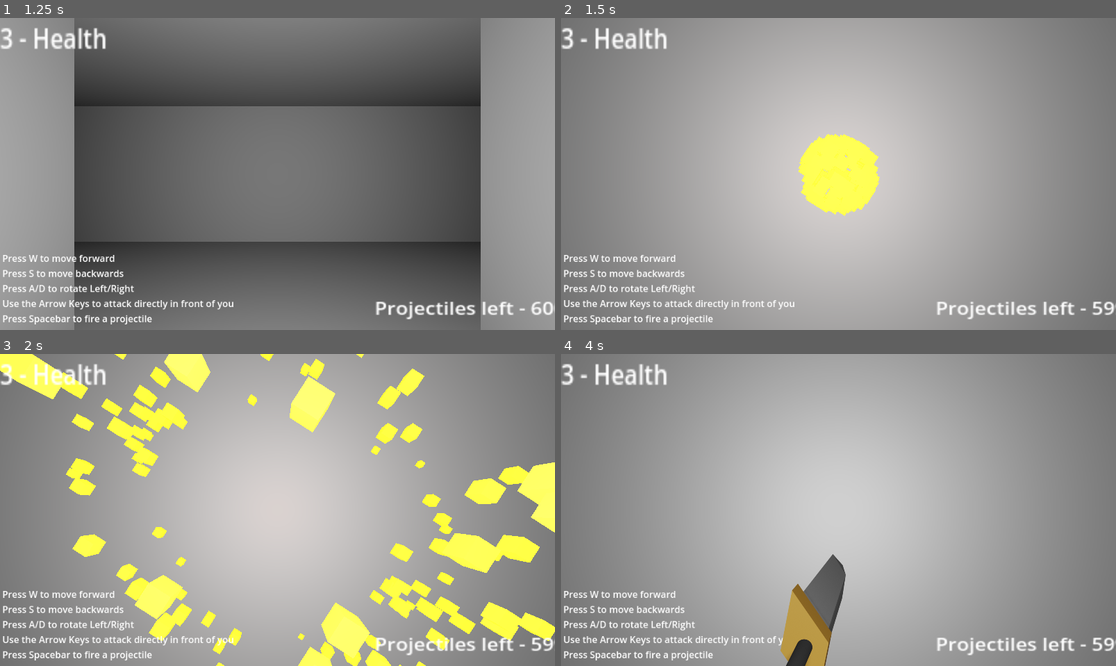
Above: before the commit, frames 1-4 (two rows, left to right).
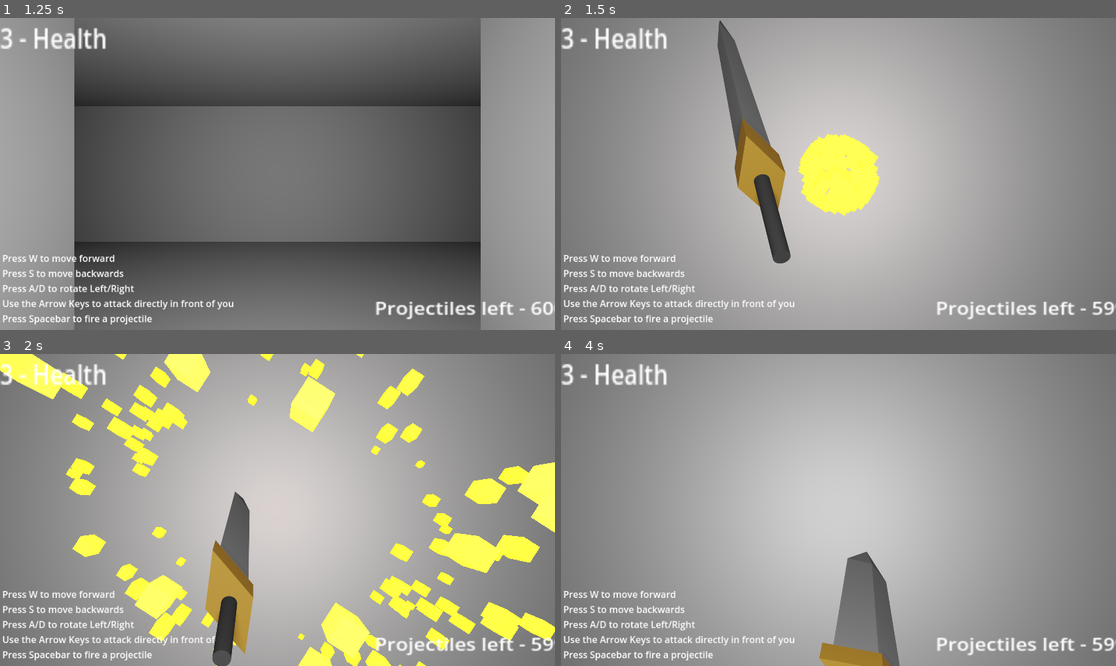
Above: after the commit, the same moments.

Repository: kyle-stevens/fp-dungeon-crawler
Game: Godot game, scene res://demo_map.tscn
The game is run twice, just before and just after one commit, with the same random seed, the same clock (stepped at 60 frames per second) and the same inputs. The engine's default icon, where the game draws it, is replaced by a stand-in: a white triangle on a blue panel in a dark square.
Inputs:
- Up to frame 1 (1.25 s): tap W (walk) at 0.5, 0.6 s; hold Right (attack_right) from 0.53 s (still down)
- Up to frame 2 (1.5 s): tap W (walk) at 1.25 s; release Right (attack_right) at 1.28 s; hold Down (attack_down) from 1.28 s (still down); tap Space (fire) at 1.35 s
- Up to frame 3 (2 s): keep holding Down (attack_down); tap W (walk) at 1.55 s
- Up to frame 4 (4 s): tap W (walk) at 2, 2.3, 2.75, 2.85, 3.5, 3.6 s; release Down (attack_down) at 2.03 s; hold Right (attack_right) 2.03-2.78 s; tap Enter (interact) at 2.1 s; hold Up (attack_up) 2.78-3.53 s; hold Left (attack_left) from 3.53 s (still down)

Frame 1 is identical in both runs. In frame 2, 3.8% of the frame differs, in the area x 28-42%, y 0-79%; in frame 3, 3.1%; in frame 4, 5.9%, in the area x 39-62%, y 63-100%.

Commit message:
Adding more animations for attacks

Diff:
--- a/explorer.gd
+++ b/explorer.gd
@@ -32,6 +32,8 @@
 
 # Called every frame. 'delta' is the elapsed time since the previous frame.
 func _process(delta):
+
+
 	$UserInterface/bullets.text = "Projectiles left - " + str(ammunition)
 	$UserInterface/health.text = str(health) + " - Health"
 
@@ -39,10 +41,13 @@
 	#Still possible to glitch player between walls
 	if Input.is_action_just_pressed("turn_left"):
 		direction_facing += 1 # left turn
+		animation.play("default")
 	if Input.is_action_just_pressed("turn_right"):
 		direction_facing -= 1 # right turn
+		animation.play("default")
 
 	if Input.is_action_just_pressed("walk") and self.objs_in_front == self.null_node and not self.is_rotating:
+		animation.play("default")
 		if directions[direction_facing % 4] == "North":
 			self.position += Vector3(0,0,-1)
 		elif directions[direction_facing % 4] == "West":
@@ -53,6 +58,7 @@
 			self.position += Vector3(1,0,0)
 
 	if Input.is_action_just_pressed("walk_back") and self.objs_behind == self.null_node and not self.is_rotating:
+		animation.play("default")
 		if directions[direction_facing % 4] == "North":
 			self.position += Vector3(0,0,1)
 		elif directions[direction_facing % 4] == "West":
@@ -63,6 +69,7 @@
 			self.position += Vector3(-1,0,0)
 
 	if Input.is_action_just_pressed("strafe_left") and self.objs_left == self.null_node and not self.is_rotating:
+		animation.play("default")
 		if directions[direction_facing % 4] == "North":
 			self.position += Vector3(-1,0,0)
 		elif directions[direction_facing % 4] == "West":
@@ -73,6 +80,7 @@
 			self.position += Vector3(0,0,-1)
 
 	if Input.is_action_just_pressed("strafe_right") and self.objs_right == self.null_node and not self.is_rotating:
+		animation.play("default")
 		if directions[direction_facing % 4] == "North":
 			self.position += Vector3(1,0,0)
 		elif directions[direction_facing % 4] == "West":
@@ -98,14 +106,17 @@
 			self.objs_in_front.attacked("below")
 	if Input.is_action_just_pressed("attack_down"):
 		#play attack anim
+		animation.play_backwards("swing_up")
 		if self.objs_in_front.has_method("attacked"):
 			self.objs_in_front.attacked("above")
 	if Input.is_action_just_pressed("attack_left"):
 		#play attack anim
+		animation.play_backwards("swing_horizontal")
 		if self.objs_in_front.has_method("attacked"):
 			self.objs_in_front.attacked("left")
 	if Input.is_action_just_pressed("attack_right"):
 		#play attack anim
+		animation.play("swing_horizontal")
 		if self.objs_in_front.has_method("attacked"):
 			self.objs_in_front.attacked("right")
 	if Input.is_action_just_pressed("fire") and self.ammunition > 0: #still a little weird
--- a/explorer.tscn
+++ b/explorer.tscn
@@ -1,19 +1,31 @@
-[gd_scene load_steps=18 format=3 uid="uid://bot1q1ge21any"]
+[gd_scene load_steps=30 format=3 uid="uid://bot1q1ge21any"]
 
 [ext_resource type="Script" path="res://explorer.gd" id="1_77p0f"]
 [ext_resource type="PackedScene" uid="uid://dgtjawbsxxgex" path="res://user_interface.tscn" id="2_s17fi"]
 [ext_resource type="Texture2D" uid="uid://cv45yb4u8o8qb" path="res://Assets/Vertical Swings/0001.png" id="3_bc5e4"]
+[ext_resource type="Texture2D" uid="uid://b00aimjk4swv0" path="res://Assets/Horizontal Swings/0001.png" id="3_qq1am"]
 [ext_resource type="Texture2D" uid="uid://dxolohm1c58eg" path="res://Assets/Vertical Swings/0002.png" id="4_alg20"]
+[ext_resource type="Texture2D" uid="uid://c65yq632tse2w" path="res://Assets/Horizontal Swings/0002.png" id="4_d5ils"]
 [ext_resource type="Texture2D" uid="uid://bpee43e8n0nmt" path="res://Assets/Vertical Swings/0003.png" id="5_fw6xi"]
+[ext_resource type="Texture2D" uid="uid://cphsgnbdw8fqx" path="res://Assets/Horizontal Swings/0003.png" id="5_qd0qy"]
 [ext_resource type="Texture2D" uid="uid://03qsy65ujpt0" path="res://Assets/Vertical Swings/0004.png" id="6_2embf"]
+[ext_resource type="Texture2D" uid="uid://bq53w21xh1myo" path="res://Assets/Horizontal Swings/0004.png" id="6_ljmun"]
+[ext_resource type="Texture2D" uid="uid://c85jrsr0g6t15" path="res://Assets/Horizontal Swings/0005.png" id="7_8post"]
 [ext_resource type="Texture2D" uid="uid://duxaymcxelgf6" path="res://Assets/Vertical Swings/0005.png" id="7_xc02y"]
+[ext_resource type="Texture2D" uid="uid://ctkwy02cuq7b7" path="res://Assets/Horizontal Swings/0006.png" id="8_0r0yi"]
 [ext_resource type="Texture2D" uid="uid://ctsfst0d1ren4" path="res://Assets/Vertical Swings/0006.png" id="8_5u5lp"]
+[ext_resource type="Texture2D" uid="uid://bguyjcos4lwwl" path="res://Assets/Horizontal Swings/0007.png" id="9_5fgcw"]
 [ext_resource type="Texture2D" uid="uid://cncf7r4267htu" path="res://Assets/Vertical Swings/0007.png" id="9_xpv43"]
 [ext_resource type="Texture2D" uid="uid://dlusac1h7mjtg" path="res://Assets/Vertical Swings/0008.png" id="10_0p5uq"]
+[ext_resource type="Texture2D" uid="uid://t4nxt6grv6nr" path="res://Assets/Horizontal Swings/0008.png" id="10_1ygqf"]
 [ext_resource type="Texture2D" uid="uid://6fytxu6e3vhd" path="res://Assets/Vertical Swings/0009.png" id="11_6qynj"]
+[ext_resource type="Texture2D" uid="uid://bdrgchnyp1v6s" path="res://Assets/Horizontal Swings/0009.png" id="11_eu3p1"]
+[ext_resource type="Texture2D" uid="uid://dw5l8rux8ypjp" path="res://Assets/Horizontal Swings/0010.png" id="12_65cs1"]
 [ext_resource type="Texture2D" uid="uid://byh3sg4ydpp85" path="res://Assets/Vertical Swings/0010.png" id="12_lckkr"]
+[ext_resource type="Texture2D" uid="uid://d1hegb1ht3mcr" path="res://Assets/Horizontal Swings/0011.png" id="13_1umdv"]
 [ext_resource type="Texture2D" uid="uid://b384a0cu723ks" path="res://Assets/Vertical Swings/0011.png" id="13_kx0us"]
 [ext_resource type="Texture2D" uid="uid://c07hq08ihgsp7" path="res://Assets/Vertical Swings/0012.png" id="14_ij7cx"]
+[ext_resource type="Texture2D" uid="uid://byi5jjbqtbm5y" path="res://Assets/Horizontal Swings/0012.png" id="14_jjqw6"]
 
 [sub_resource type="SphereShape3D" id="SphereShape3D_ina0q"]
 
@@ -22,10 +34,54 @@
 
 [sub_resource type="SpriteFrames" id="SpriteFrames_8od4h"]
 animations = [{
-"frames": [],
+"frames": [{
+"duration": 1.0,
+"texture": ExtResource("3_qq1am")
+}],
 "loop": true,
 "name": &"default",
 "speed": 5.0
+}, {
+"frames": [{
+"duration": 1.0,
+"texture": ExtResource("3_qq1am")
+}, {
+"duration": 1.0,
+"texture": ExtResource("4_d5ils")
+}, {
+"duration": 1.0,
+"texture": ExtResource("5_qd0qy")
+}, {
+"duration": 1.0,
+"texture": ExtResource("6_ljmun")
+}, {
+"duration": 1.0,
+"texture": ExtResource("7_8post")
+}, {
+"duration": 1.0,
+"texture": ExtResource("8_0r0yi")
+}, {
+"duration": 1.0,
+"texture": ExtResource("9_5fgcw")
+}, {
+"duration": 1.0,
+"texture": ExtResource("10_1ygqf")
+}, {
+"duration": 1.0,
+"texture": ExtResource("11_eu3p1")
+}, {
+"duration": 1.0,
+"texture": ExtResource("12_65cs1")
+}, {
+"duration": 1.0,
+"texture": ExtResource("13_1umdv")
+}, {
+"duration": 1.0,
+"texture": ExtResource("14_jjqw6")
+}],
+"loop": false,
+"name": &"swing_horizontal",
+"speed": 12.0
 }, {
 "frames": [{
 "duration": 1.0,
@@ -64,7 +120,7 @@
 "duration": 1.0,
 "texture": ExtResource("14_ij7cx")
 }],
-"loop": true,
+"loop": false,
 "name": &"swing_up",
 "speed": 12.0
 }]
@@ -115,7 +171,6 @@
 [node name="AnimatedSprite2D" type="AnimatedSprite2D" parent="UserInterface"]
 position = Vector2(960, 540)
 sprite_frames = SubResource("SpriteFrames_8od4h")
-animation = &"swing_up"
 
 [node name="OmniLight3D" type="OmniLight3D" parent="."]
 omni_range = 3.0
Binary file changed: Assets/Horizontal Swings/0001.png
Binary file changed: Assets/Horizontal Swings/0002.png
Binary file changed: Assets/Horizontal Swings/0003.png
Binary file changed: Assets/Horizontal Swings/0004.png
Binary file changed: Assets/Horizontal Swings/0005.png
Binary file changed: Assets/Horizontal Swings/0006.png
Binary file changed: Assets/Horizontal Swings/0007.png
Binary file changed: Assets/Horizontal Swings/0008.png
Binary file changed: Assets/Horizontal Swings/0009.png
Binary file changed: Assets/Horizontal Swings/0010.png
Binary file changed: Assets/Horizontal Swings/0011.png
Binary file changed: Assets/Horizontal Swings/0012.png
